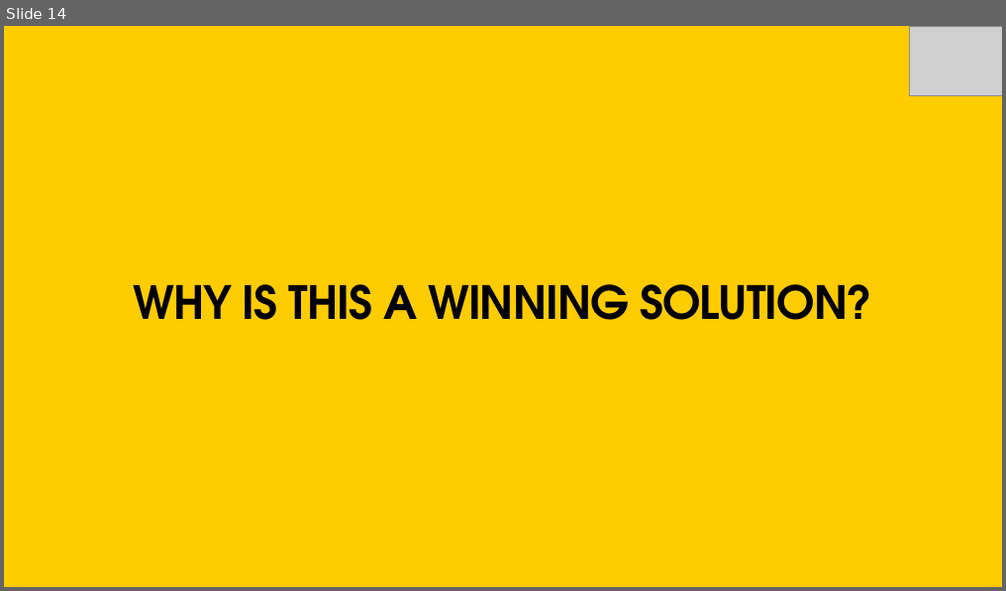
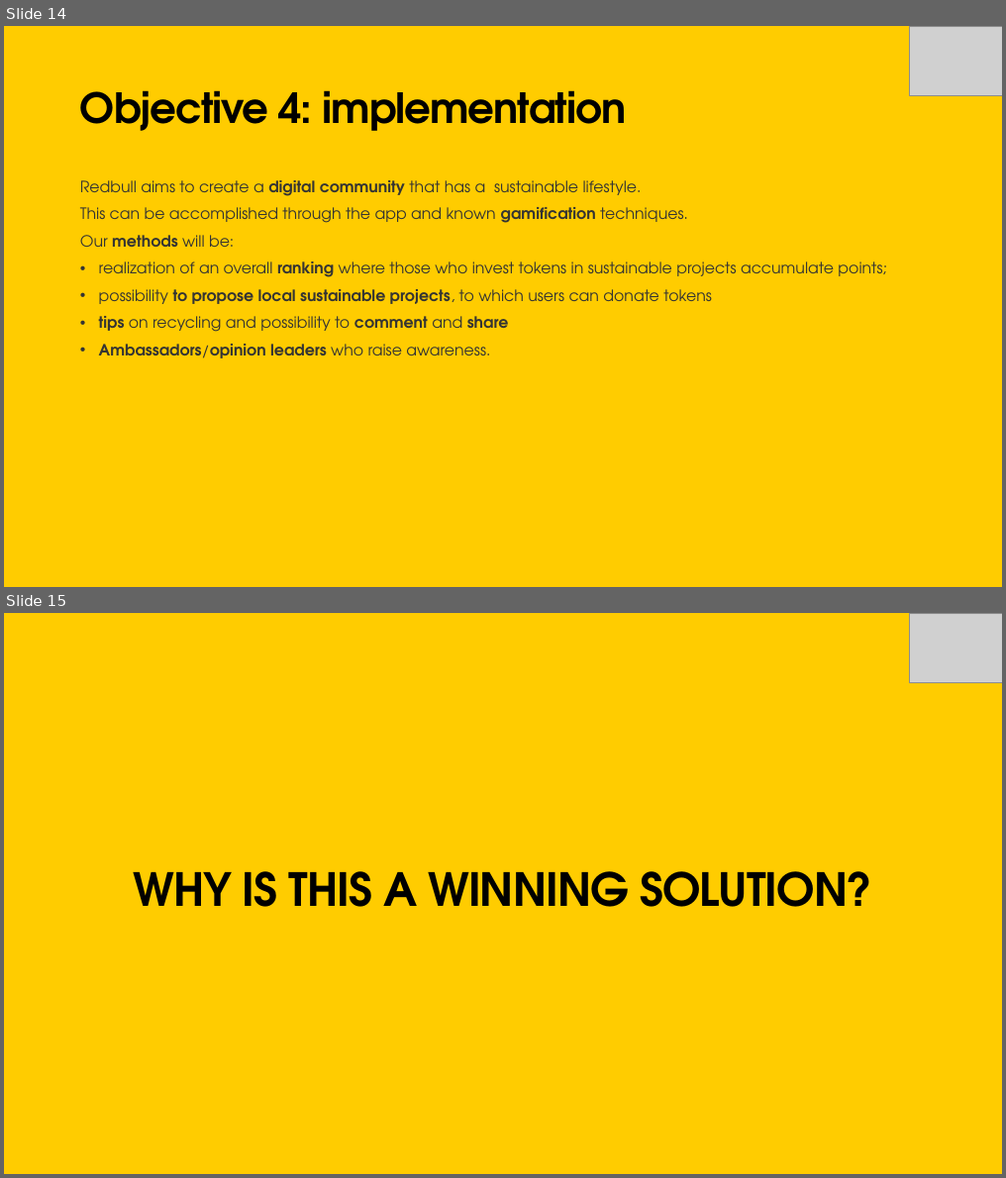
Before and after one commit to Annanardo/REDBULL---Wings-for-Sustainability, a slide deck: WingsforSustainability.pptx. Shown one above the other, each under a label of ours: slide 14 before the commit, slides 14 and 15 after it. The pictures are 1006x591 and 1006x1178 pixels, drawn with LibreOffice and Linux fonts; fonts in the diff are those of the drawing; grey boxes stand for pictures. Boxes give left, top, right and bottom in pixels: in the first picture for what was removed or moved away, otherwise in the second. Text is boxed around its words. In the diff, an @@ line names an element or a change of style, - is before the commit and + after.

```diff
--- a/WingsforSustainability.pptx
+++ b/WingsforSustainability.pptx
@@ slide 14 added at [4, 26, 1002, 587], background #FFCC00 @@
@@ picture added at [910, 26, 1002, 95] @@
@@ title added at [80, 90, 626, 131], 40 pt, text #000000, bold @@
+Objective 4: implementation
@@ text added at [80, 180, 887, 359], 15 pt, text #343433 @@
+Redbull aims to create a digital community that has a sustainable lifestyle.
+This can be accomplished through the app and known gamification techniques.
+Our methods will be:
+• realization of an overall ranking where those who invest tokens in sustainable projects accumulate points;
+• possibility to propose local sustainable projects, to which users can donate tokens
+• tips on recycling and possibility to comment and share
+• Ambassadors/opinion leaders who raise awareness.
@@ what was slide 14 is now slide 15 @@
```
Also in this commit, not shown: 1 slide changed, 3 other slides added, 3 slides removed.
